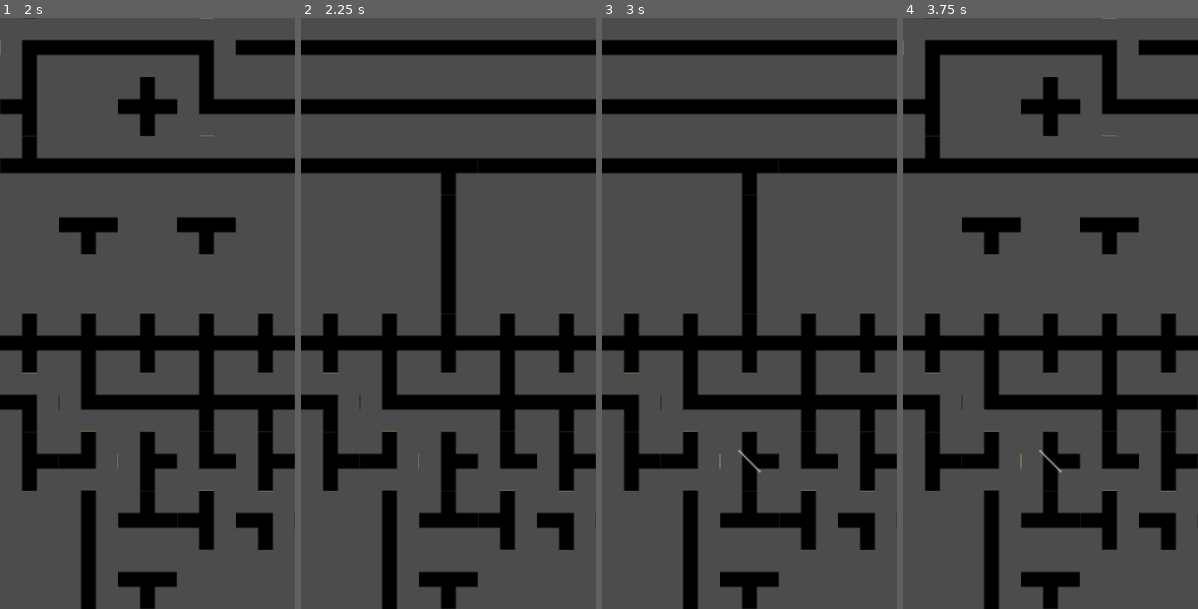
Above: before the commit, frames 1-4 (left to right).
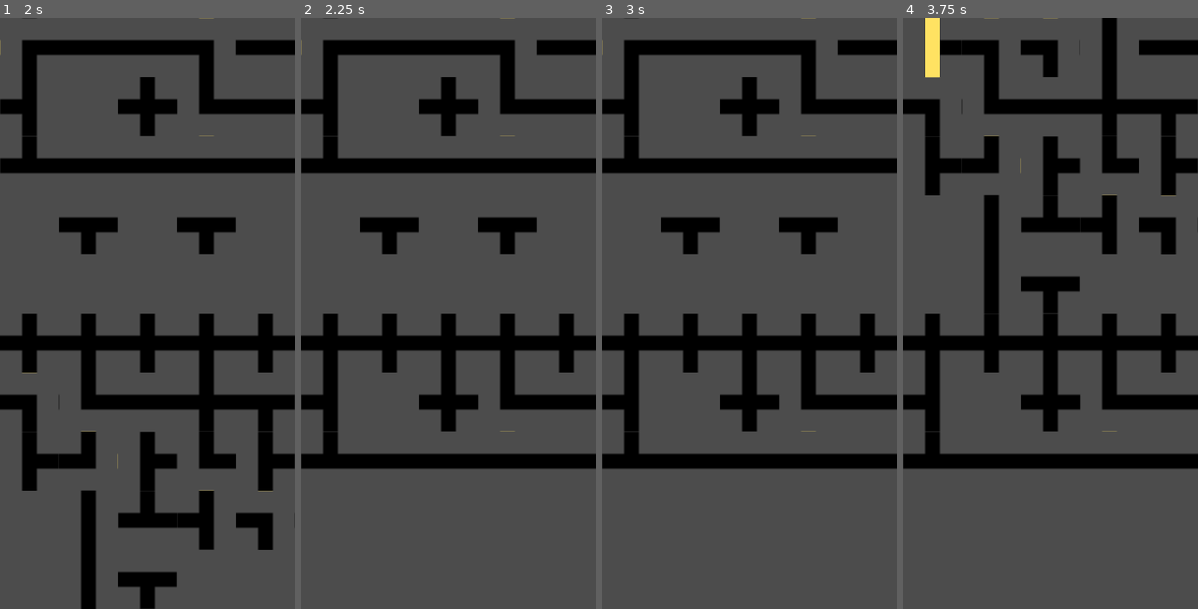
Above: after the commit, the same moments.

Repository: jojva/ld48
Game: Godot game, scene res://Main.tscn
Two runs of this game, one before a commit and one after it. Both use one fixed random seed, a clock stepped at 60 frames per second and the inputs below.
Inputs (mouse positions are in pixels of both pictures, inside the frame that each line leads up to):
- Up to frame 1 (2 s): tap Enter at 0.5 s; move the mouse to (212, 283) at 0.52 s; hold Right (ui_right) 0.53-1.28 s; click (212, 283) at 0.67 s; tap Space at 1.25 s; move the mouse to (88, 343) at 1.27 s; hold Down (ui_down) from 1.28 s (still down)
- Up to frame 2 (2.25 s): tap Enter at 2 s; move the mouse to (478, 183) at 2.02 s; release Down (ui_down) at 2.03 s; hold Right (ui_right) from 2.03 s (still down)
- Up to frame 3 (3 s): tap Space at 2.75 s; move the mouse to (734, 431) at 2.77 s; release Right (ui_right) at 2.78 s; hold Up (ui_up) from 2.78 s (still down); click (734, 431) at 2.92 s
- Up to frame 4 (3.75 s): tap Enter at 3.5 s; move the mouse to (1139, 402) at 3.52 s; release Up (ui_up) at 3.53 s; hold Left (ui_left) from 3.53 s (still down)

Frame 1 is identical in both runs. In frame 2, 13% of the frame differs, in the area x 0-93%, y 0-100%; in frame 3, 13%; in frame 4, 16%.

Commit message:
Move cursor up or down

Diff:
--- a/Main.gd
+++ b/Main.gd
@@ -20,6 +20,7 @@
 ]
 
 var light_source_side = 0
+var current_level = 0
 
 # Called when the node enters the scene tree for the first time.
 func _ready():
@@ -28,16 +29,24 @@
 
 func _input(e):
 	var moved = false
+	var lvl = get_node("Level" + str(current_level))
+	if e.is_action_pressed("ui_up"):
+		current_level = min(0, current_level - 1)
+	if e.is_action_pressed("ui_down"):
+		current_level = max(NB_LEVELS - 1, current_level + 1)
 	if e.is_action_pressed("ui_left"):
-		$Level0.shift(1)
-		light_source_side += 1
+		lvl.shift(1)
+		if current_level == 0:
+			light_source_side += 1
 		moved = true
 	if e.is_action_pressed("ui_right"):
-		$Level0.shift(-1)
-		light_source_side += 3
+		lvl.shift(-1)
+		if current_level == 0:
+			light_source_side += 3
 		moved = true
 	if moved:
-		light_source_side %= 4
+		if current_level == 0:
+			light_source_side %= 4
 		update_light()
 
 
